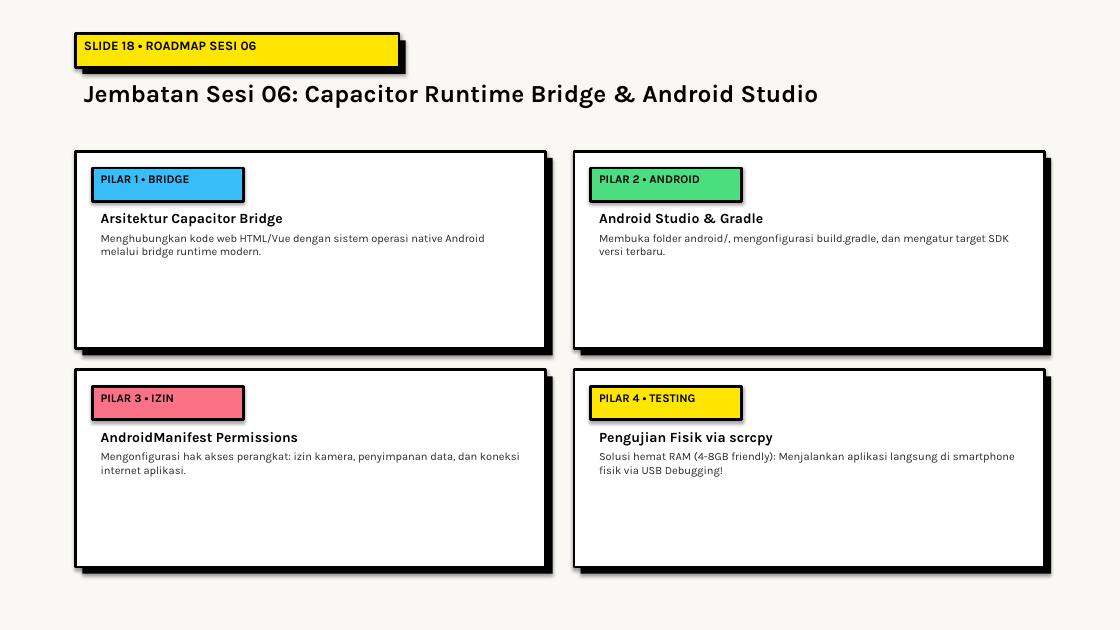
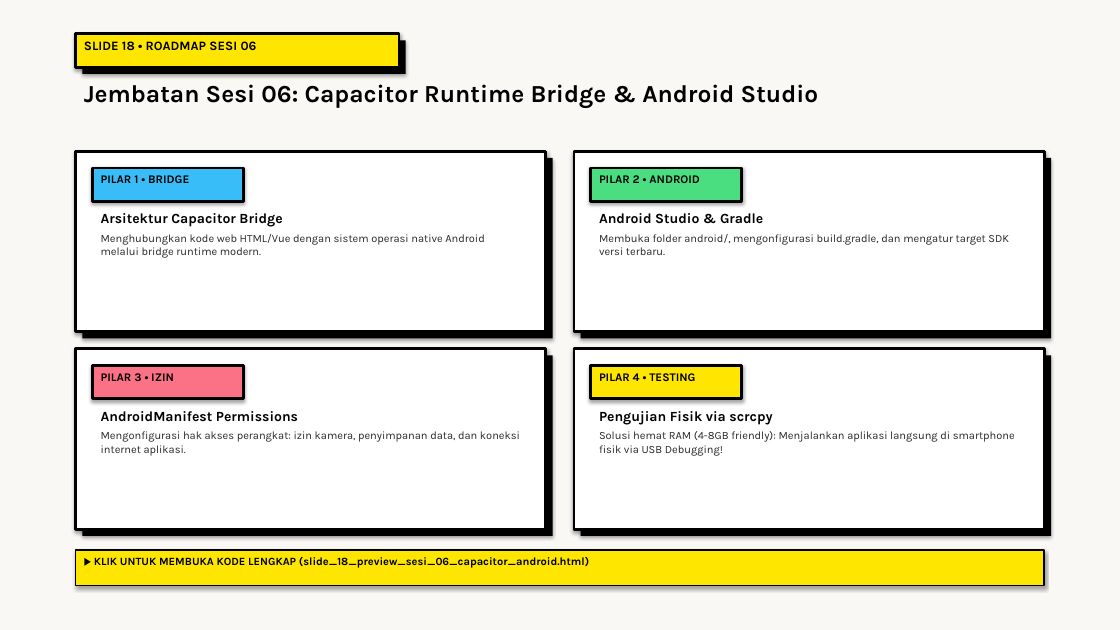
Before and after one commit to antonprafanto/tuweb_mobile2025, a slide deck: slide 18 of slide_presentasi/SESI_05_Layout_Grid_Form_Regex_Dark_Mode.pptx. Drawn at 1120x630 pixels with LibreOffice and Linux fonts; fonts in the diff are those of the drawing. Boxes give left, top, right and bottom in pixels: in the first picture for what was removed or moved away, otherwise in the second. Text is boxed around its words. In the diff, an @@ line names an element or a change of style, - is before the commit and + after.

```diff
--- a/slide_presentasi/SESI_05_Layout_Grid_Form_Regex_Dark_Mode.pptx
+++ b/slide_presentasi/SESI_05_Layout_Grid_Form_Regex_Dark_Mode.pptx
@@ rectangle: place and size @@
-rectangle at (76,151,546,349)
+rectangle at (76,151,546,332)
@@ rectangle: place and size @@
-rectangle at (82,158,553,355)
+rectangle at (82,158,553,339)
@@ rectangle: place and size @@
-rectangle at (574,151,1044,349)
+rectangle at (574,151,1044,332)
@@ rectangle: place and size @@
-rectangle at (581,158,1051,355)
+rectangle at (581,158,1051,339)
@@ rectangle: place and size @@
-rectangle at (76,370,546,567)
+rectangle at (76,349,546,529)
@@ rectangle: place and size @@
-rectangle at (82,376,553,574)
+rectangle at (82,355,553,536)
@@ rectangle: place and size @@
-rectangle at (574,370,1044,567)
+rectangle at (574,349,1044,529)
@@ rectangle: place and size @@
-rectangle at (581,376,1051,574)
+rectangle at (581,355,1051,536)
@@ 2 texts, 2 rectangles: place and size @@
-2 texts, 2 rectangles at (92,386,742,420)
+2 texts, 2 rectangles at (92,365,742,399)
@@ text "AndroidManifest Permissions": place and size @@
-text "AndroidManifest Permissions" at (101,432,520,477)
+text "AndroidManifest Permissions" at (101,411,520,456)
@@ text "Pengujian Fisik via scrcpy": place and size @@
-text "Pengujian Fisik via scrcpy" at (599,432,1015,477)
+text "Pengujian Fisik via scrcpy" at (599,411,1015,456)
@@ rectangle added at (76,550,1044,586), fill #FFE600, outline #000000 1.5 pt @@
@@ text added at (94,557,589,568), 9.5 pt, text #000000, bold @@
+▶ KLIK UNTUK MEMBUKA KODE LENGKAP (slide_18_preview_sesi_06_capacitor_android.html)
```
Also in this commit, not shown: 4 other slides changed, 24 other files.
